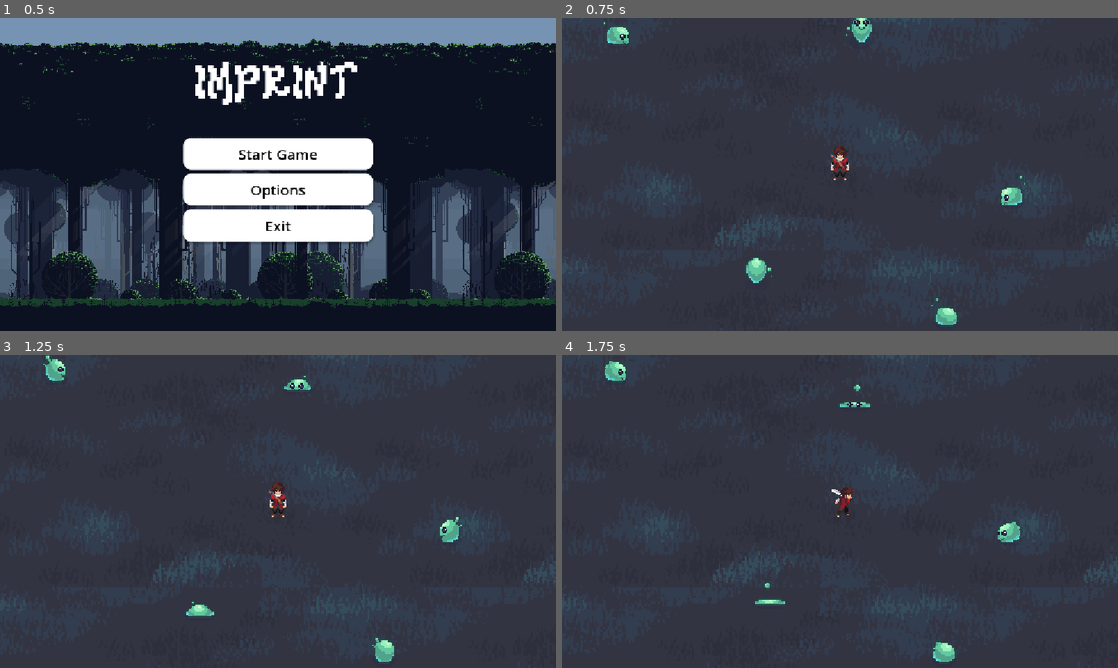
Above: before the commit, frames 1-4 (two rows, left to right).
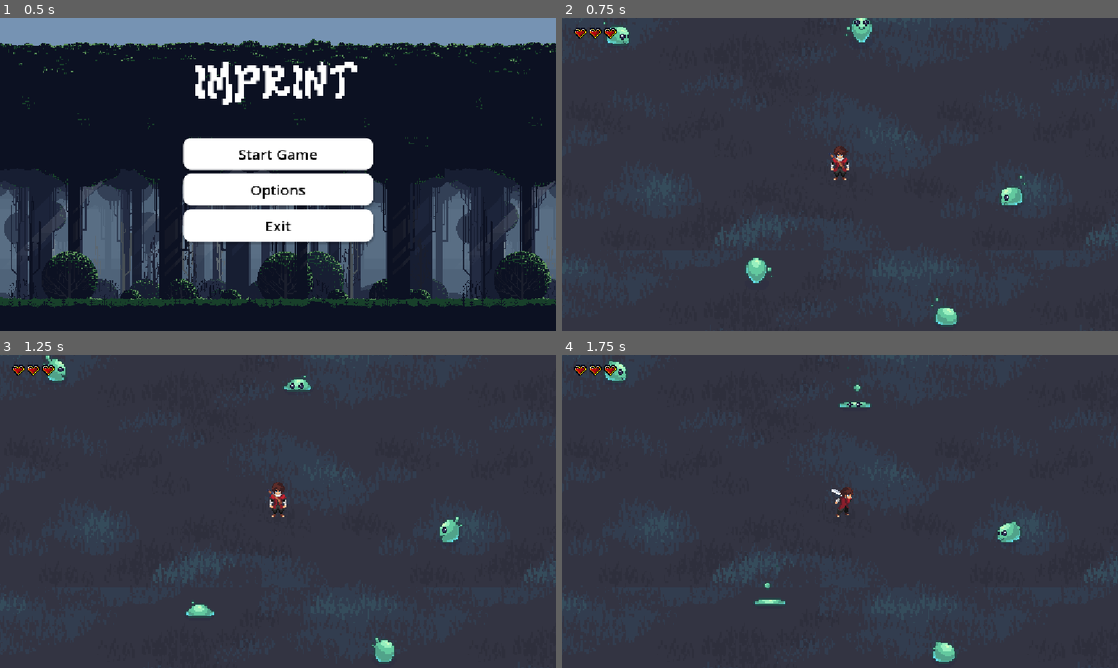
Above: after the commit, the same moments.

Repository: Firdii/GameJam
Game: Godot game, scene res://Game/Scene/main_menu.tscn
Two runs of this game, one before a commit and one after it. Both use one fixed random seed, a clock stepped at 60 frames per second and the inputs below.
Inputs (mouse positions are in pixels of both pictures, inside the frame that each line leads up to):
- Up to frame 1 (0.5 s): no input
- Up to frame 2 (0.75 s): click "Start Game" at 0.5 s
- Up to frame 3 (1.25 s): no input
- Up to frame 4 (1.75 s): move the mouse to (962, 495) at 1.27 s; hold Right (Right) from 1.28 s (still down); click (962, 495) at 1.35 s

Frame 1 is identical in both runs. In frame 2, 0.2% of the frame differs, in the area x 2-10%, y 3-7%; in frame 3, 0.2%; in frame 4, 0.2%.

Commit message:
Add heart UI, hurt SFX and invincibility
Add heart assets and hurt sound, plus UI and logic to display player health. Introduces heart-2dec.png and HurtPlayer.wav (with import metadata), a heart_gui scene and HBoxContainer script (h_box_container.gd) to update heart sprites via a new health_changed signal. Integrates the heart UI and SfxHurt into the Player scene, and exposes the heart container as a scripted HBox. Update BaseCharacter: export maxHealth, emit health_changed on health updates, play hurt SFX, add invincibility/i-frames with tweening, blink effect, and adjust death handling. Minor adjustments: set Enemy maxHealth in enemy.tscn and small cleanup in enemy state scripts (attack/move) for animation and attack-range handling.

Diff:
--- a/Game/Scene/enemy.tscn
+++ b/Game/Scene/enemy.tscn
@@ -1223,6 +1223,7 @@
 [node name="Enemy" type="CharacterBody2D" unique_id=983701252]
 collision_layer = 3
 script = ExtResource("1_w6u1f")
+maxHealth = 4
 showDebugVisual = false
 
 [node name="CollisionShape2D" type="CollisionShape2D" parent="." unique_id=1441194112]
--- /dev/null
+++ b/Game/Scene/h_box_container.gd
@@ -0,0 +1,34 @@
+extends HBoxContainer
+
+func _ready() -> void:
+	await get_tree().process_frame
+	var player = get_tree().root.find_child("Player", true, false)
+	if player:
+		if not player.health_changed.is_connected(update_hearts):
+			player.health_changed.connect(update_hearts)
+		update_hearts(player.currentHealth, player.maxHealth)
+
+func update_hearts(current: int, _max: int):
+	var all_nodes = get_children() # Isinya: [Topeng, Heart1, Heart2, Heart3]
+
+	# Kita buat list baru buat nyimpen yang beneran Jantung
+	var heart_nodes = []
+
+	for node in all_nodes:
+		# Kita skip node yang namanya mengandung "Mask" atau "Topeng"
+		# Atau gampangnya: skip node yang tipenya TextureRect
+		if not node is TextureRect:
+			heart_nodes.append(node)
+
+	# Sekarang kita atur frame-nya
+	for i in range(heart_nodes.size()):
+		var sprite = heart_nodes[i].find_child("Sprite2D", true)
+		if sprite:
+			var heart_value = (i + 1) * 2
+
+			if current >= heart_value:
+				sprite.frame = 0 # FULL
+			elif current == heart_value - 1:
+				sprite.frame = 1 # HALF
+			else:
+				sprite.frame = 2 # EMPTY
--- /dev/null
+++ b/Game/Scene/heart_gui.tscn
@@ -0,0 +1,17 @@
+[gd_scene format=3 uid="uid://cgc37jirvfotq"]
+
+[ext_resource type="Texture2D" uid="uid://b0wul0q47wgsq" path="res://Assets/Asset/VFX/heart-2dec.png" id="1_3obn6"]
+
+[node name="heart_gui" type="Node2D" unique_id=1692714266]
+
+[node name="Control" type="Control" parent="." unique_id=1763480624 groups=["gui_heart"]]
+custom_minimum_size = Vector2(32, 32)
+layout_mode = 3
+anchors_preset = 0
+offset_right = 40.0
+offset_bottom = 40.0
+
+[node name="Sprite2D" type="Sprite2D" parent="Control" unique_id=2010827395]
+position = Vector2(16, 16)
+texture = ExtResource("1_3obn6")
+hframes = 3
--- a/Game/Scene/player.tscn
+++ b/Game/Scene/player.tscn
@@ -23,6 +23,9 @@
 [ext_resource type="Texture2D" uid="uid://cqyjjhqy7lwhb" path="res://Assets/Asset/FREE_Adventurer 2D Pixel Art/Sprites/RUN/run_up.png" id="17_ll2go"]
 [ext_resource type="AudioStream" uid="uid://yvep5ilrnhcg" path="res://Assets/Sounds/Slash1.wav" id="22_ik5lm"]
 [ext_resource type="AudioStream" uid="uid://cw4r8sf801tq3" path="res://Assets/Sounds/Slash2.wav" id="23_ll2go"]
+[ext_resource type="AudioStream" uid="uid://cnckwubehjb6s" path="res://Assets/Sounds/HurtPlayer.wav" id="24_ll2go"]
+[ext_resource type="Script" uid="uid://bmd04aj2vhxtk" path="res://Game/Scene/h_box_container.gd" id="25_jp00q"]
+[ext_resource type="PackedScene" uid="uid://cgc37jirvfotq" path="res://Game/Scene/heart_gui.tscn" id="26_vaw4t"]
 
 [sub_resource type="CircleShape2D" id="CircleShape2D_s7hed"]
 radius = 3.0
@@ -1015,11 +1018,10 @@
 [sub_resource type="CircleShape2D" id="CircleShape2D_ik5lm"]
 radius = 2.0
 
-[node name="Player" type="CharacterBody2D" unique_id=1297455864]
+[node name="Player" type="CharacterBody2D" unique_id=1297455864 groups=["Player"]]
 y_sort_enabled = true
 collision_layer = 2
 script = ExtResource("1_s7hed")
-showDebugVisual = false
 
 [node name="CollisionShape2D" type="CollisionShape2D" parent="." unique_id=1666067908]
 shape = SubResource("CircleShape2D_s7hed")
@@ -1085,6 +1087,35 @@
 [node name="CollisionShape2D" type="CollisionShape2D" parent="SurfaceDetector" unique_id=366812606]
 shape = SubResource("CircleShape2D_ik5lm")
 
+[node name="SfxHurt" type="AudioStreamPlayer2D" parent="." unique_id=115756555]
+stream = ExtResource("24_ll2go")
+bus = &"SFX"
+
+[node name="CanvasLayer" type="CanvasLayer" parent="." unique_id=768469914]
+
+[node name="MarginContainer" type="MarginContainer" parent="CanvasLayer" unique_id=127770094]
+offset_right = 40.0
+offset_bottom = 40.0
+theme_override_constants/margin_left = 20
+theme_override_constants/margin_top = 20
+
+[node name="HeartContainer" type="HBoxContainer" parent="CanvasLayer/MarginContainer" unique_id=1823116937]
+layout_mode = 2
+theme_override_constants/separation = 10
+script = ExtResource("25_jp00q")
+
+[node name="TextureRect" type="TextureRect" parent="CanvasLayer/MarginContainer/HeartContainer" unique_id=188980433]
+layout_mode = 2
+
+[node name="heart_gui" parent="CanvasLayer/MarginContainer/HeartContainer" unique_id=1692714266 instance=ExtResource("26_vaw4t")]
+position = Vector2(2, -2)
+
+[node name="heart_gui2" parent="CanvasLayer/MarginContainer/HeartContainer" unique_id=1760242917 instance=ExtResource("26_vaw4t")]
+position = Vector2(33, -2)
+
+[node name="heart_gui3" parent="CanvasLayer/MarginContainer/HeartContainer" unique_id=896038989 instance=ExtResource("26_vaw4t")]
+position = Vector2(64, -2)
+
 [connection signal="area_entered" from="AttackHitBox" to="StateMachine/Attack" method="_on_attack_hit_box_area_entered"]
 [connection signal="area_entered" from="SurfaceDetector" to="." method="_on_surface_detector_area_entered"]
 [connection signal="area_exited" from="SurfaceDetector" to="." method="_on_surface_detector_area_exited"]
--- a/Game/Script/StateMachine/EnemyStates/enemy_attack.gd
+++ b/Game/Script/StateMachine/EnemyStates/enemy_attack.gd
@@ -2,7 +2,7 @@
 
 func Enter():
 	super.Enter()
-	# 1. Mainin animasi sesuai arah (Attack_Up, dll)
+
 	character.UpdateAnimation()
 
 	# 2. Kasih damage (Slime: 0.5 Heart, Boss: 1 Heart)
--- a/Game/Script/StateMachine/EnemyStates/enemy_move.gd
+++ b/Game/Script/StateMachine/EnemyStates/enemy_move.gd
@@ -7,10 +7,10 @@
 const SPEED_MAX = 50
 const SPEED_MIN = 25
 
-# Setup suara & jarak serang
+
 var jump_timer : float = 0.0
 @export var jump_interval : float = 0.6
-@export var attack_range : float = 10.0 # Sesuaikan jarak serang di sini
+@export var attack_range : float = 10.0
 
 func Update():
 	super.Update()
@@ -20,10 +20,10 @@
 	if character.player:
 		navigation_agent_2d.target_position = character.player.global_position
 
-		# --- CEK JARAK BUAT ATTACK ---
+
 		var dist = character.global_position.distance_to(character.player.global_position)
 		if dist <= attack_range:
-			parentStateMachine.SwitchTo("Attack") # PINDAH KE ATTACK!
+			parentStateMachine.SwitchTo("Attack")
 
 func UpdatePhysics(delta: float):
 	super.UpdatePhysics(delta)
@@ -35,7 +35,7 @@
 		character.velocity = character.velocity.lerp(direction * speed, delta)
 		character.move_and_slide()
 
-		# Suara boing
+
 		jump_timer -= delta
 		if jump_timer <= 0:
 			character.play_jump_sfx()
--- a/Game/Script/base_character.gd
+++ b/Game/Script/base_character.gd
@@ -1,37 +1,44 @@
 extends CharacterBody2D
 class_name BaseCharacter
 
-@export var maxHealth = 100
+# --- SIGNAL UNTUK HEART UI ---
+signal health_changed(current, max)
+
+# --- STATS ---
+@export var maxHealth = 6
 @onready var currentHealth = maxHealth:
 	set(value):
 		currentHealth = clampi(value, 0, maxHealth)
-		if currentHealth == 0:
+		health_changed.emit(currentHealth, maxHealth)
+		if currentHealth <= 0:
 			isDead = true
+
 var isDead = false
-@export var attackDamage = 25
+@export var attackDamage = 1
 
+# --- MOVEMENT & UI ---
 var knockBackDirection : Vector2
 var inputDirection: Vector2 = Vector2.ZERO
 var facingDirection: String = "Down"
+
 @onready var animated_sprite_2d: AnimatedSprite2D = $AnimatedSprite2D
-var animationToPlay: String
 @onready var state_machine : StateMachine = $StateMachine
 
 @export var showDebugVisual = true
+
+# Pengaman i-frame
+var is_invincible : bool = false
 
 func GetDirectionName() -> String:
 	if inputDirection == Vector2.ZERO:
 		return facingDirection
 
-
 	if abs(inputDirection.x) >= abs(inputDirection.y):
-
 		if inputDirection.x > 0:
 			facingDirection = "Right"
 		else:
 			facingDirection = "Left"
 	else:
-
 		if inputDirection.y > 0:
 			facingDirection = "Down"
 		else:
@@ -39,27 +46,47 @@
 
 	return facingDirection
 
+func UpdateAnimation():
+	var anim_name = state_machine.currentState.name + "_" + GetDirectionName()
+	if animated_sprite_2d.sprite_frames.has_animation(anim_name):
+		animated_sprite_2d.play(anim_name)
 
-func UpdateAnimation():
-	animated_sprite_2d.play(state_machine.currentState.name + "_" + GetDirectionName())
-
+# --- FUNGSI HURT / KENA HIT ---
 func GetHit(damage: int, fromPoint = Vector2.ZERO):
-	if isDead:
+	# Kalau karakter lagi invincible (khusus player), dia gak bisa kena hit lagi
+	if isDead or is_invincible:
 		return
 
 	StartBlink()
 	currentHealth -= damage
+	knockBackDirection = (global_position - fromPoint).normalized()
 
-	knockBackDirection = (global_position - fromPoint).normalized()
+	if has_node("SfxHurt"):
+		get_node("SfxHurt").play()
+
 	if isDead:
 		state_machine.SwitchTo("Die")
 	else:
+		# --- LOGIKA KHUSUS PLAYER ---
+		# Hanya jalankan invincibility jika karakter masuk grup "Player"
+		if is_in_group("Player"):
+			start_invincibility()
+
 		state_machine.SwitchTo("Hurt")
 
-
+# --- EFEK VISUAL & I-FRAMES ---
 func UpdateBlink(newValue: float):
 	animated_sprite_2d.set_instance_shader_parameter("Blink", newValue)
 
 func StartBlink():
 	var blink_tween = get_tree().create_tween()
 	blink_tween.tween_method(UpdateBlink, 1.0, 0.0, 0.3)
+
+func start_invincibility():
+	is_invincible = true
+	var tween = get_tree().create_tween().set_loops(3)
+	tween.tween_property(animated_sprite_2d, "modulate:a", 0.5, 0.1)
+	tween.tween_property(animated_sprite_2d, "modulate:a", 1.0, 0.1)
+
+	await get_tree().create_timer(1).timeout
+	is_invincible = false
Binary file added: Assets/Asset/VFX/heart-2dec.png
Not shown, added: Assets/Asset/VFX/heart-2dec.png.import
Not shown, added: Assets/Sounds/HurtPlayer.wav.import
Not shown, added: Game/Scene/h_box_container.gd.uid
Not shown, added: Assets/Sounds/HurtPlayer.wav
